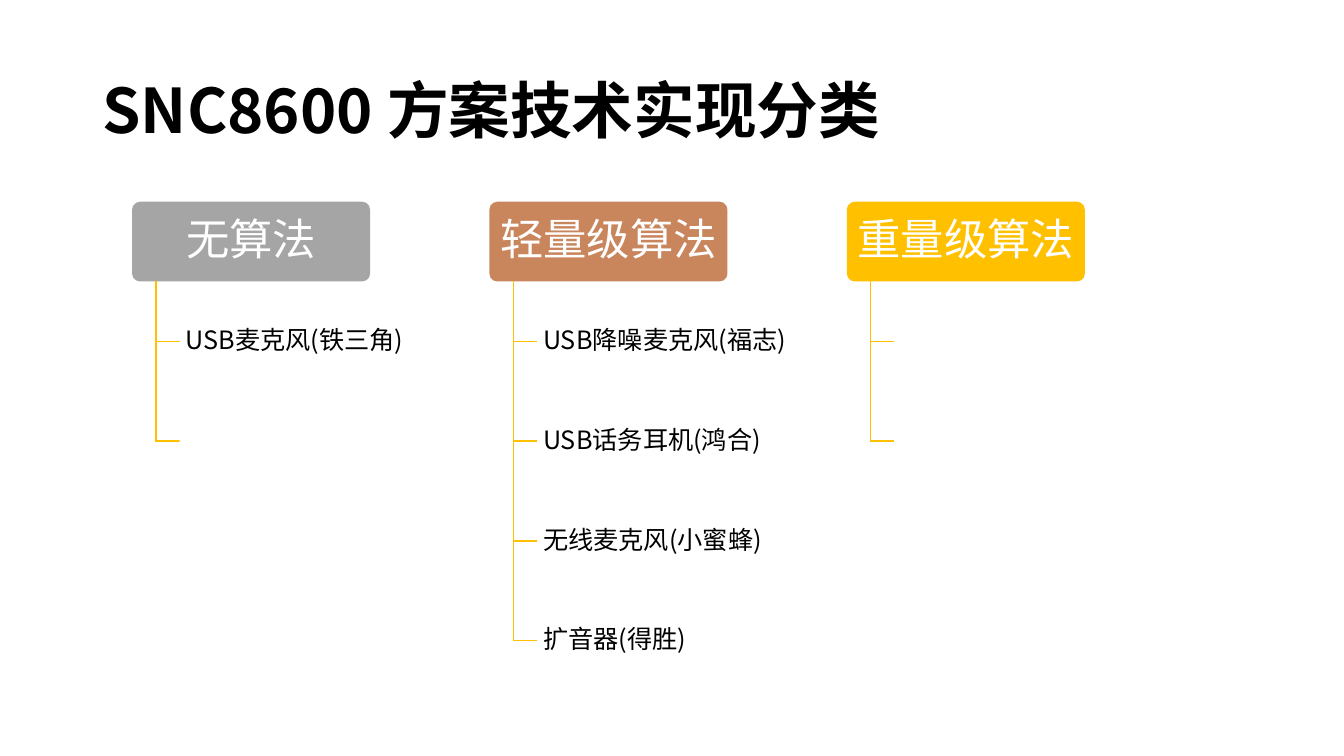
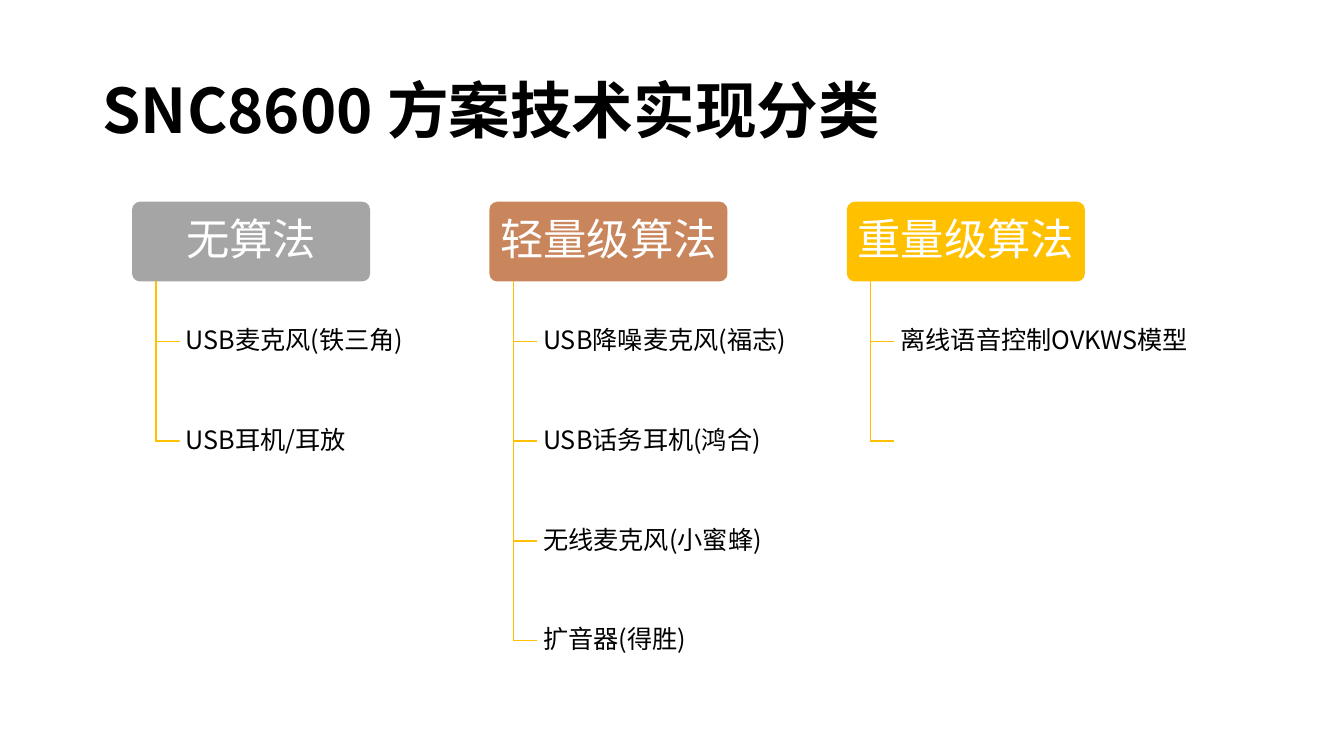
Before and after one commit to rosabai666/soundec, a slide deck: slide 2 of 2023/A0)RoutineWork/SNC8600推广计划/SNC8600推广计划.pptx. Drawn at 1344x756 pixels with LibreOffice and Linux fonts; fonts in the diff are those of the drawing. Boxes give left, top, right and bottom in pixels: in the first picture for what was removed or moved away, otherwise in the second. Text is boxed around its words. In the diff, an @@ line names an element or a change of style, - is before the commit and + after.

```diff
--- a/2023/A0)RoutineWork/SNC8600推广计划/SNC8600推广计划.pptx
+++ b/2023/A0)RoutineWork/SNC8600推广计划/SNC8600推广计划.pptx
@@ text added at box(901, 327, 1188, 351), 18 pt, text #000000 @@
+离线语音控制OVKWS模型
@@ text added at box(186, 427, 346, 454), 18 pt, text #000000 @@
+USB耳机/耳放
```
Also in this commit, not shown: 25 other files.
